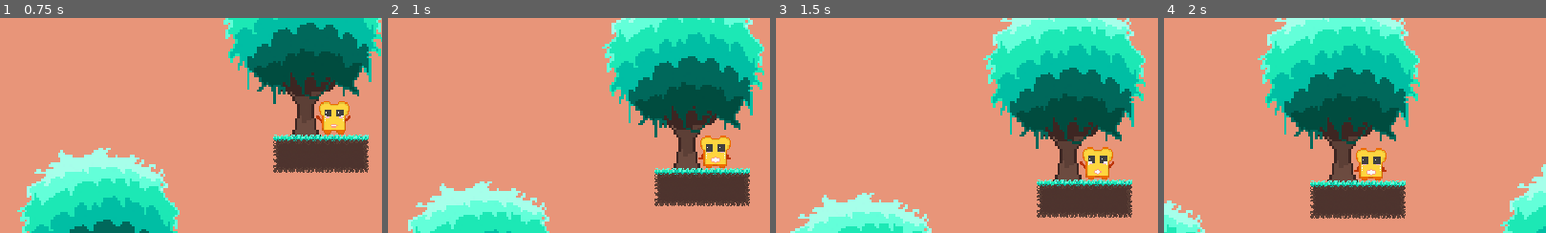
Above: before the commit, frames 1-4 (left to right).
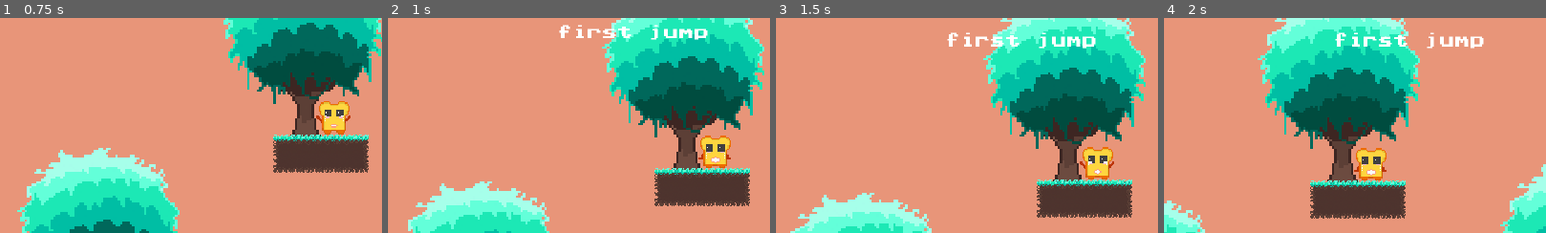
Above: after the commit, the same moments.

Repository: davidyush/Butterman
Game: Godot game, scene res://src/UI/MainMenu.tscn
Two runs of this game, one before a commit and one after it. Both use one fixed random seed, a clock stepped at 60 frames per second and the inputs below.
Inputs:
- Up to frame 1 (0.75 s): click "go play" at 0.5 s
- Up to frame 2 (1 s): no input
- Up to frame 3 (1.5 s): hold Right (move_right) from 1.28 s (still down); tap Space (jump) at 1.35 s
- Up to frame 4 (2 s): keep holding Right (move_right); tap Space (jump) at 1.52, 1.82 s
The pictures show only the part of the screen within x 18-68%, y 0-50%; the shares and areas given below are measured in that part.

Frame 1 is identical in both runs. In frame 2, 0.9% of the frame differs, in the area x 44-84%, y 3-11%; in frame 3, 0.9%, in the area x 44-84%, y 6-15%; in frame 4, 0.9%.

Commit message:
added level names

Diff:
--- a/src/Levels/Level_00.tscn
+++ b/src/Levels/Level_00.tscn
@@ -95,6 +95,12 @@
 [node name="Camera" parent="." instance=ExtResource( 1 )]
 
 [node name="LevelUI" parent="." instance=ExtResource( 4 )]
+level_name = "first jump"
+
+[node name="LabelName" parent="LevelUI/Control" index="1"]
+margin_top = 0.0
+margin_bottom = 35.0
+valign = 1
 
 [editable path="Player"]
 
--- a/src/Levels/Level_01.tscn
+++ b/src/Levels/Level_01.tscn
@@ -36,6 +36,7 @@
 limit_right = 800
 
 [node name="LevelUI" parent="." instance=ExtResource( 1 )]
+level_name = "wall jump"
 
 [node name="ParallaxBackground" type="ParallaxBackground" parent="."]
 
--- a/src/Levels/Level_01a.tscn
+++ b/src/Levels/Level_01a.tscn
@@ -33,6 +33,7 @@
 next_scene = ExtResource( 7 )
 
 [node name="LevelUI" parent="." instance=ExtResource( 6 )]
+level_name = "long jump"
 
 [node name="ParallaxBackground" type="ParallaxBackground" parent="."]
 
--- a/src/Levels/Level_02.tscn
+++ b/src/Levels/Level_02.tscn
@@ -52,5 +52,6 @@
 limit_bottom = 620
 
 [node name="LevelUI" parent="." instance=ExtResource( 8 )]
+level_name = "swoooop"
 
 [editable path="Player"]
--- a/src/Levels/Level_03.tscn
+++ b/src/Levels/Level_03.tscn
@@ -94,5 +94,6 @@
 texture = ExtResource( 10 )
 
 [node name="LevelUI" parent="." instance=ExtResource( 11 )]
+level_name = "mom, i met cannon"
 
 [editable path="Player"]
--- a/src/Levels/Level_04.tscn
+++ b/src/Levels/Level_04.tscn
@@ -107,5 +107,6 @@
 next_scene = ExtResource( 8 )
 
 [node name="LevelUI" parent="." instance=ExtResource( 9 )]
+level_name = "LUL"
 
 [editable path="Player"]
--- a/src/Levels/Level_05.tscn
+++ b/src/Levels/Level_05.tscn
@@ -54,6 +54,7 @@
 position = Vector2( 876, 130 )
 
 [node name="LevelUI" parent="." instance=ExtResource( 9 )]
+level_name = "PP..portal"
 
 [editable path="Player"]
 
--- a/src/Levels/Level_06.tscn
+++ b/src/Levels/Level_06.tscn
@@ -54,6 +54,7 @@
 position = Vector2( 534, -108 )
 
 [node name="LevelUI" parent="." instance=ExtResource( 9 )]
+level_name = "vanish"
 
 [editable path="Player"]
 
--- a/src/Levels/Level_07.tscn
+++ b/src/Levels/Level_07.tscn
@@ -86,6 +86,7 @@
 position = Vector2( 919, 397 )
 
 [node name="LevelUI" parent="." instance=ExtResource( 11 )]
+level_name = "3 doughnuts"
 
 [editable path="Player"]
 
--- a/src/Levels/Level_08.tscn
+++ b/src/Levels/Level_08.tscn
@@ -96,6 +96,7 @@
 DIRECTION = Vector2( 1, 0 )
 
 [node name="LevelUI" parent="." instance=ExtResource( 11 )]
+level_name = "3 ways"
 
 [editable path="Player"]
 
--- a/src/Levels/Level_09.tscn
+++ b/src/Levels/Level_09.tscn
@@ -82,5 +82,6 @@
 position = Vector2( 310, 232 )
 
 [node name="LevelUI" parent="." instance=ExtResource( 1 )]
+level_name = "da ya jal prabel"
 
 [editable path="Player"]
--- a/src/Levels/Level_10.tscn
+++ b/src/Levels/Level_10.tscn
@@ -205,6 +205,7 @@
 texture = ExtResource( 9 )
 
 [node name="LevelUI" parent="." instance=ExtResource( 10 )]
+level_name = "sakura"
 
 [editable path="Player"]
 
--- a/src/Levels/Level_11.tscn
+++ b/src/Levels/Level_11.tscn
@@ -79,5 +79,6 @@
 texture = ExtResource( 9 )
 
 [node name="LevelUI" parent="." instance=ExtResource( 11 )]
+level_name = "no friction"
 
 [editable path="Player"]
--- a/src/Levels/Level_12.tscn
+++ b/src/Levels/Level_12.tscn
@@ -105,5 +105,6 @@
 position = Vector2( 49, 217 )
 
 [node name="LevelUI" parent="." instance=ExtResource( 8 )]
+level_name = "bla..."
 
 [editable path="Player"]
--- a/src/Levels/Level_13.tscn
+++ b/src/Levels/Level_13.tscn
@@ -303,6 +303,7 @@
 position = Vector2( 1490, 304 )
 
 [node name="LevelUI" parent="." instance=ExtResource( 12 )]
+level_name = "faith"
 
 [editable path="Player"]
 
--- a/src/Levels/Level_14.tscn
+++ b/src/Levels/Level_14.tscn
@@ -39,6 +39,7 @@
 position = Vector2( 1009, 211 )
 
 [node name="LevelUI" parent="." instance=ExtResource( 6 )]
+level_name = "5 rooms"
 
 [node name="PortalPair" parent="." instance=ExtResource( 7 )]
 
--- a/src/UI/LevelUI.gd
+++ b/src/UI/LevelUI.gd
@@ -1,9 +1,15 @@
 extends CanvasLayer
+
+export (String) var level_name := 'Level name'
 
 onready var label_timer := $Control/LabelTimer
 onready var level_timer := $LevelTimer
+onready var label_name := $Control/LabelName
 
 var time_passed = 0.0
+
+func _ready() -> void:
+    label_name.text = level_name
 
 func _physics_process(delta: float) -> void:
     label_timer.text = "%.2f" % (time_passed + (1 - level_timer.time_left))
--- a/src/UI/LevelUI.tscn
+++ b/src/UI/LevelUI.tscn
@@ -1,7 +1,23 @@
-[gd_scene load_steps=3 format=2]
+[gd_scene load_steps=4 format=2]
 
 [ext_resource path="res://assets/font/MainFont.tres" type="DynamicFont" id=1]
 [ext_resource path="res://src/UI/LevelUI.gd" type="Script" id=2]
+
+[sub_resource type="Animation" id=1]
+resource_name = "show_name"
+length = 3.0
+tracks/0/type = "value"
+tracks/0/path = NodePath("Control/LabelName:rect_position")
+tracks/0/interp = 1
+tracks/0/loop_wrap = true
+tracks/0/imported = false
+tracks/0/enabled = true
+tracks/0/keys = {
+"times": PoolRealArray( 0, 0.5, 2.5, 3 ),
+"transitions": PoolRealArray( 1, 1, 1, 1 ),
+"update": 0,
+"values": [ Vector2( 240, -50 ), Vector2( 240, 5 ), Vector2( 240, 5 ), Vector2( 240, -50 ) ]
+}
 
 [node name="LevelUI" type="CanvasLayer"]
 script = ExtResource( 2 )
@@ -28,6 +44,25 @@
 "_edit_use_anchors_": false
 }
 
+[node name="LabelName" type="Label" parent="Control"]
+anchor_left = 0.5
+anchor_right = 0.5
+margin_left = -100.0
+margin_right = 100.0
+margin_bottom = 35.0
+rect_scale = Vector2( 0.8, 0.8 )
+custom_fonts/font = ExtResource( 1 )
+text = "Level Name"
+align = 1
+autowrap = true
+__meta__ = {
+"_edit_use_anchors_": false
+}
+
 [node name="LevelTimer" type="Timer" parent="."]
 autostart = true
+
+[node name="AnimationPlayer" type="AnimationPlayer" parent="."]
+autoplay = "show_name"
+anims/show_name = SubResource( 1 )
 [connection signal="timeout" from="LevelTimer" to="." method="_on_LevelTimer_timeout"]
Not shown, changed: export_presets.cfg
